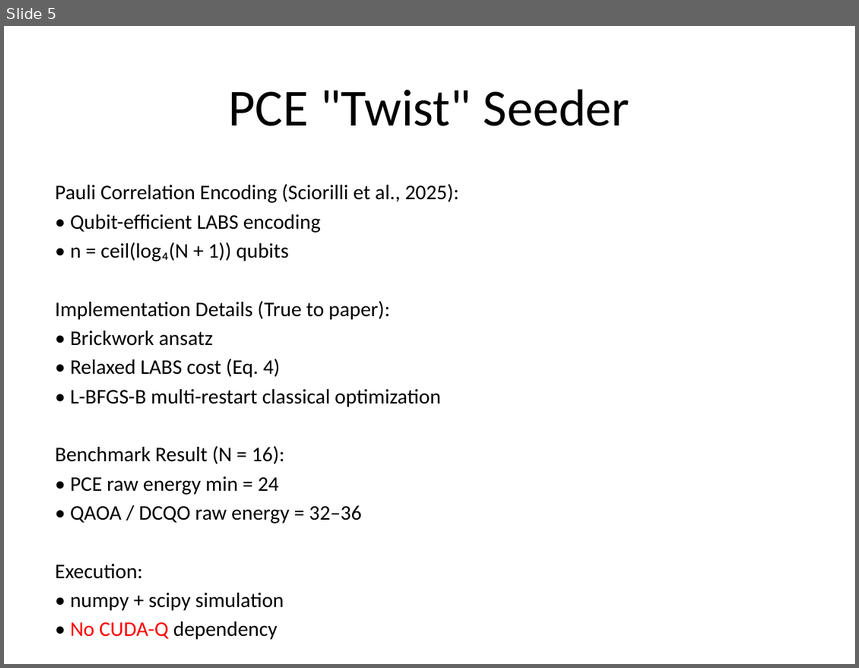
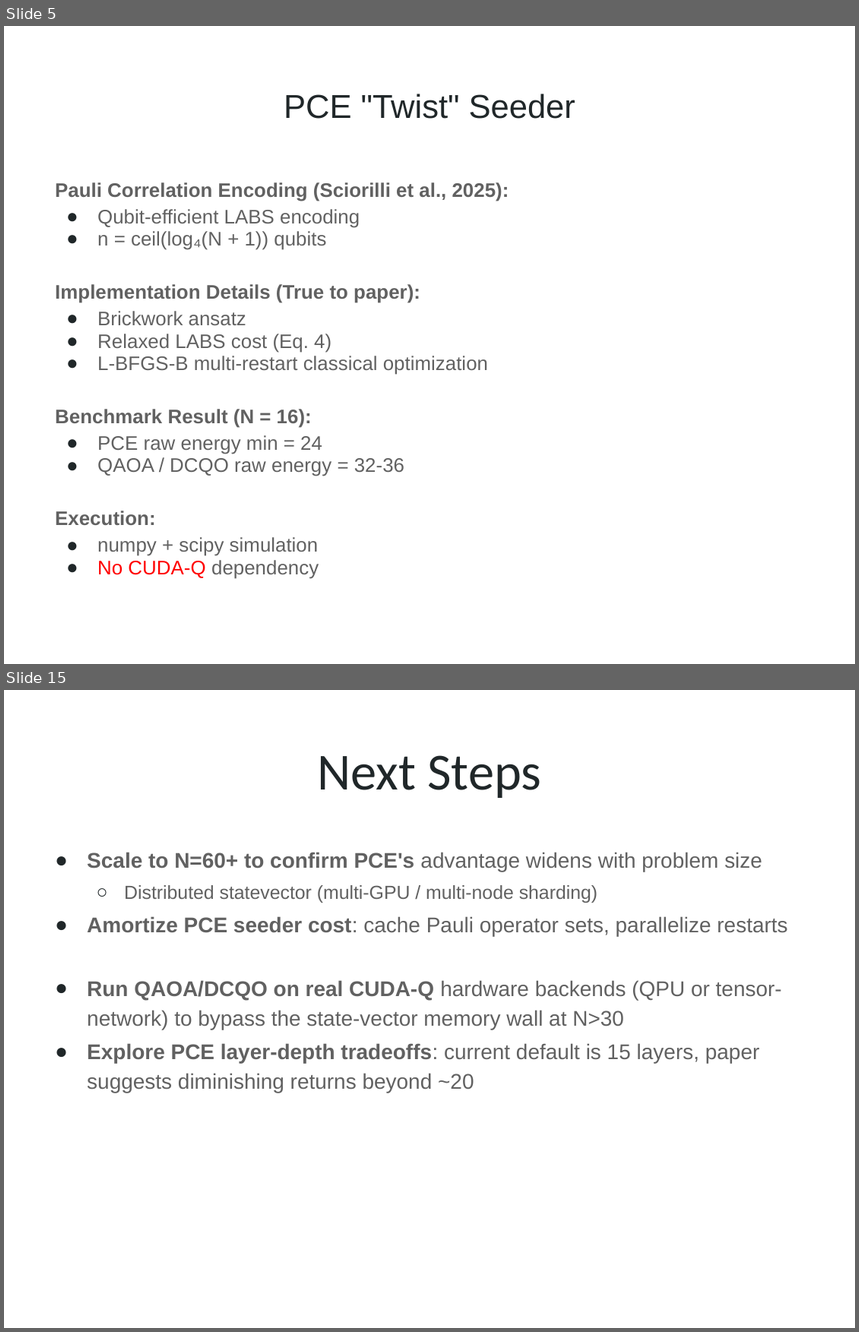
Before and after one commit to benanstrom/2026-NVIDIA, a slide deck: Presentation/FULL_PREZ.pptx. Shown one above the other, each under a label of ours: slide 5 before the commit, slides 5 and 15 after it; the slides between them are not shown. The pictures are 859x668 and 859x1332 pixels, drawn with LibreOffice and Linux fonts; fonts in the diff are those of the drawing. Boxes give left, top, right and bottom in pixels: in the first picture for what was removed or moved away, otherwise in the second. Text is boxed around its words. In the diff, an @@ line names an element or a change of style, - is before the commit and + after.

```diff
--- a/Presentation/FULL_PREZ.pptx
+++ b/Presentation/FULL_PREZ.pptx
@@ slide 15 added at (4, 690, 855, 1328), background #FFFFFF @@
@@ title added at (317, 755, 541, 798), 44 pt, text #202729 @@
+Next Steps
@@ text added at (87, 852, 788, 1093), 18 pt, text #616161 @@
+● Scale to N=60+ to confirm PCE's advantage widens with problem size
+  ○ Distributed statevector (multi-GPU / multi-node sharding)
+● Amortize PCE seeder cost: cache Pauli operator sets, parallelize restarts
+● Run QAOA/DCQO on real CUDA-Q hardware backends (QPU or tensor-network) to bypass the state-vector memory wall at N>30
+● Explore PCE layer-depth tradeoffs: current default is 15 layers, paper suggests diminishing returns beyond ~20
@@ slide 5 changed as well @@
@@ title "PCE "Twist" Seeder" at (284, 94, 576, 119): size 44 to 28 pt, font Calibri to Arial, text colour #000000 to #202729 @@
@@ text at (55, 183, 509, 525): size 17.6 to 16.6 pt, font Calibri to Arial, text colour #000000 to #616161, bold on in "Pauli Correlation Encoding (Sciorilli et al., 2025):", "Implementation Details (True to paper):", "Benchmark Result (N = 16):", "Execution:"; line spacing 1 to 0.95; less space between paragraphs @@
@@ text at (97, 209, 360, 250): text changed; size 17.6 to 16.6 pt; font Calibri to Arial; text colour #000000 to #616161 @@
-• Qubit-efficient LABS encoding
-• n = ceil(log₄(N + 1)) qubits
+● Qubit-efficient LABS encoding
+● n = ceil(log₄(N + 1)) qubits
@@ text at (97, 311, 488, 375): text changed; size 17.6 to 16.6 pt; font Calibri to Arial; text colour #000000 to #616161 @@
-• Brickwork ansatz
-• Relaxed LABS cost (Eq. 4)
-• L-BFGS-B multi-restart classical optimization
+● Brickwork ansatz
+● Relaxed LABS cost (Eq. 4)
+● L-BFGS-B multi-restart classical optimization
@@ text at (97, 436, 405, 477): text changed; size 17.6 to 16.6 pt; font Calibri to Arial; text colour #000000 to #616161 @@
-• PCE raw energy min = 24
-• QAOA / DCQO raw energy = 32–36
+● PCE raw energy min = 24
+● QAOA / DCQO raw energy = 32-36
@@ text at (97, 537, 319, 579): text changed; size 17.6 to 16.6 pt; font Calibri to Arial; text colour #000000 to #616161 @@
-• numpy + scipy simulation
-• No CUDA-Q dependency
+● numpy + scipy simulation
+● No CUDA-Q dependency
```
Also in this commit, not shown: 10 other slides changed, 4 other slides added, 1 slide removed.
